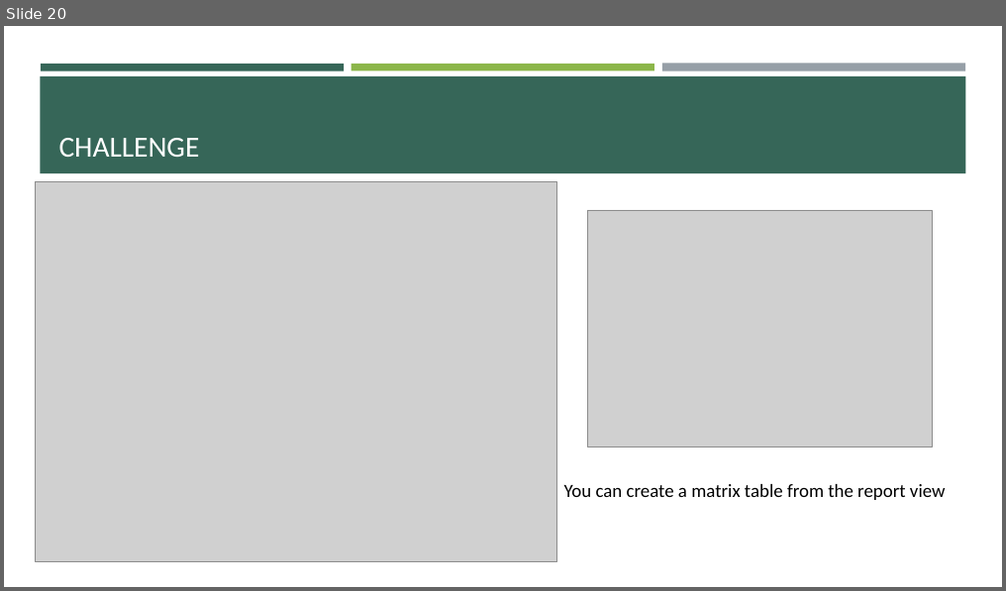
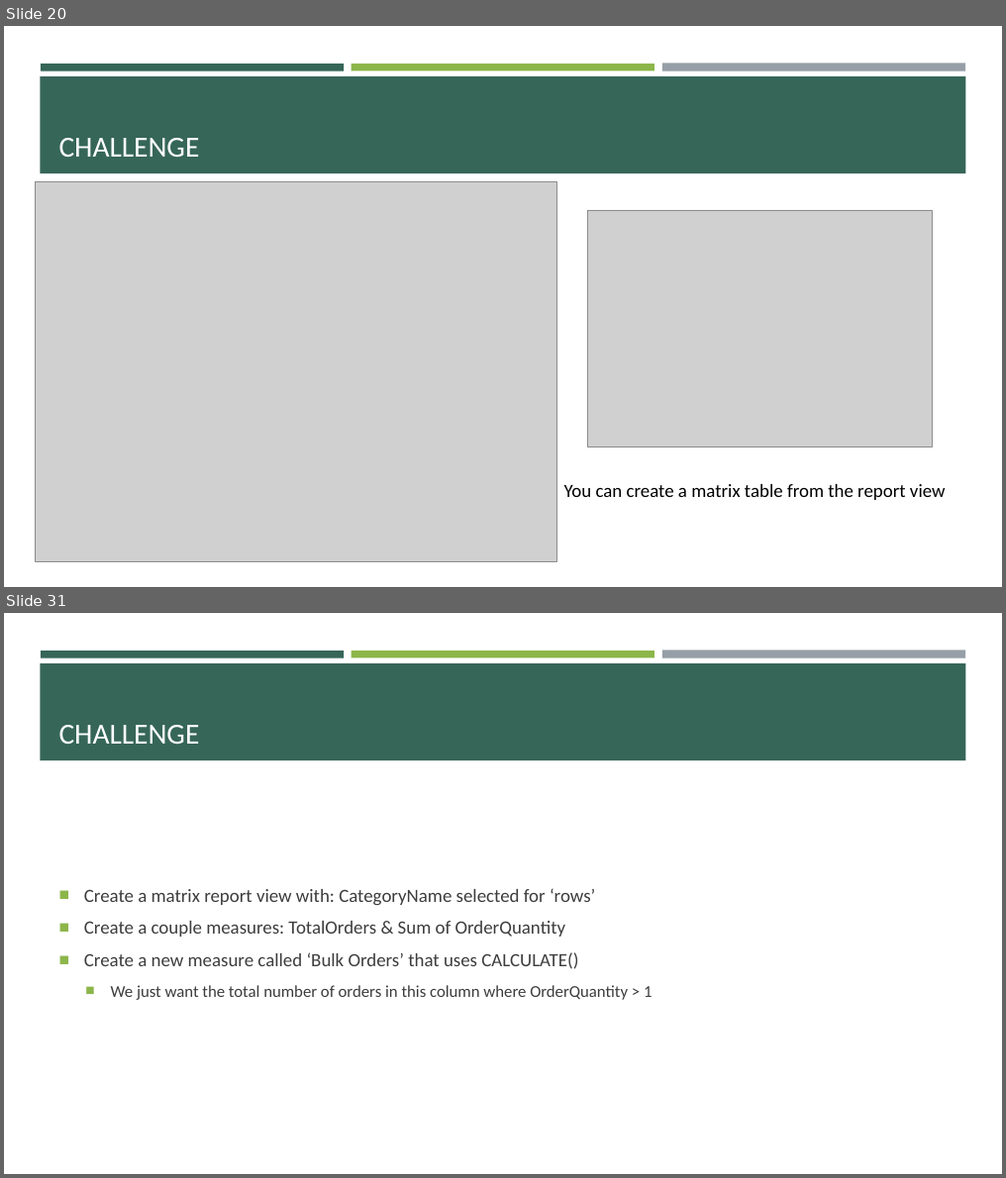
Before and after one commit to e-m-wilson/data_engineering, a slide deck: power_bi/Power_BI.pptx. Shown one above the other, each under a label of ours: slide 20 before the commit, slides 20 and 31 after it; the slides between them are not shown. The pictures are 1006x591 and 1006x1178 pixels, drawn with LibreOffice and Linux fonts; fonts in the diff are those of the drawing; grey boxes stand for pictures. Boxes give left, top, right and bottom in pixels: in the first picture for what was removed or moved away, otherwise in the second. Text is boxed around its words. In the diff, an @@ line names an element or a change of style, - is before the commit and + after.

```diff
--- a/power_bi/Power_BI.pptx
+++ b/power_bi/Power_BI.pptx
@@ slide 31 added at [4, 613, 1002, 1174], background #FFFFFF; not listed: 4 template elements that a slide beside it also shows @@
@@ title added at [59, 725, 200, 744], 28 pt, text #FFFFFF @@
+CHALLENGE
@@ text added at [84, 888, 651, 1000], 18 pt, text #3D3D3D @@
+■ Create a matrix report view with: CategoryName selected for ‘rows’
+■ Create a couple measures: TotalOrders & Sum of OrderQuantity
+■ Create a new measure called ‘Bulk Orders’ that uses CALCULATE()
+  ■ We just want the total number of orders in this column where OrderQuantity > 1
```
Also in this commit, not shown: 18 other slides added, 1 slide removed, 4 other files.
